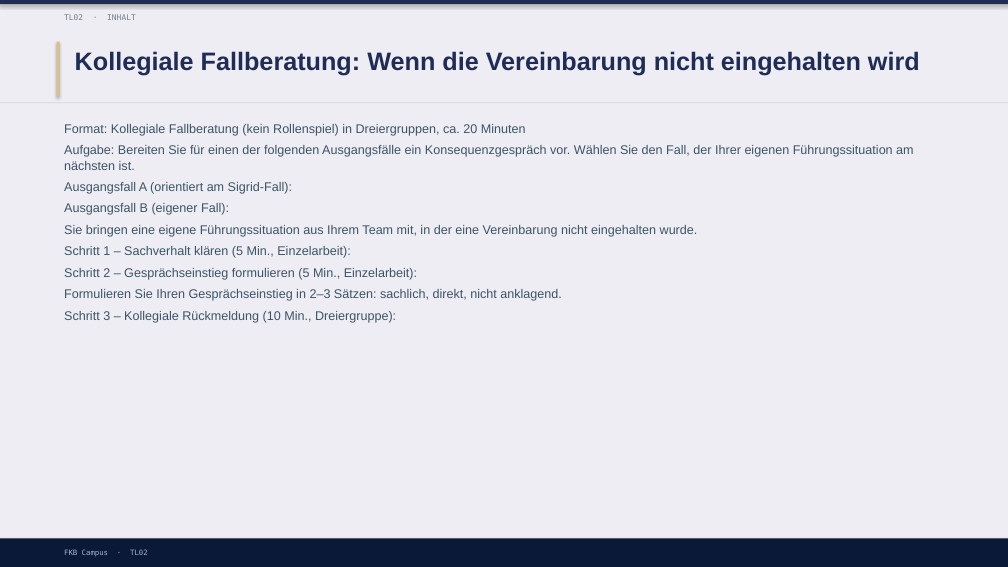
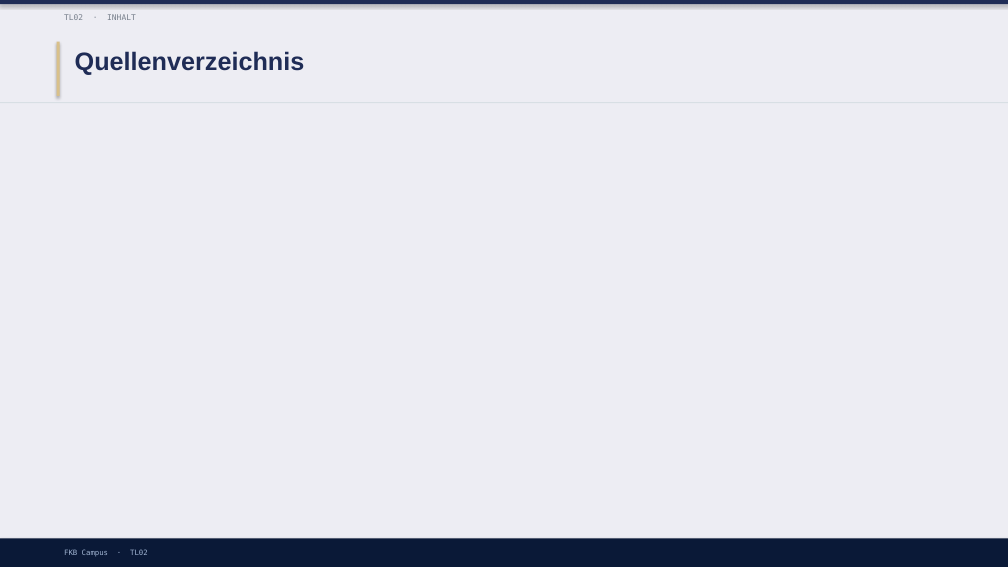
Before and after one commit to ck5rqc47pr-byte/firmenkundenakademie-online, a slide deck: slide 29 of protected-downloads/praesentation/TL02.pptx (slide 8 before the commit). Drawn at 1008x567 pixels with LibreOffice and Linux fonts; fonts in the diff are those of the drawing. Boxes give left, top, right and bottom in pixels: in the first picture for what was removed or moved away, otherwise in the second. Text is boxed around its words. In the diff, an @@ line names an element or a change of style, - is before the commit and + after.

```diff
--- a/protected-downloads/praesentation/TL02.pptx
+++ b/protected-downloads/praesentation/TL02.pptx
@@ text at (x1=75, y1=51, x2=305, y2=75): text changed @@
-Kollegiale Fallberatung: Wenn die Vereinbarung nicht eingehalten wird
+Quellenverzeichnis
@@ text removed at (x1=64, y1=124, x2=913, y2=323) @@
-Format: Kollegiale Fallberatung (kein Rollenspiel) in Dreiergruppen, ca. 20 Minuten
-Aufgabe: Bereiten Sie für einen der folgenden Ausgangsfälle ein Konsequenzgespräch vor. Wählen Sie den Fall, der Ihrer eigenen Führungssituation am nächsten ist.
-Ausgangsfall A (orientiert am Sigrid-Fall):
-Ausgangsfall B (eigener Fall):
-Sie bringen eine eigene Führungssituation aus Ihrem Team mit, in der eine Vereinbarung nicht eingehalten wurde.
-Schritt 1 – Sachverhalt klären (5 Min., Einzelarbeit):
-Schritt 2 – Gesprächseinstieg formulieren (5 Min., Einzelarbeit):
-Formulieren Sie Ihren Gesprächseinstieg in 2–3 Sätzen: sachlich, direkt, nicht anklagend.
-Schritt 3 – Kollegiale Rückmeldung (10 Min., Dreiergruppe):
```
Also in this commit, not shown: 4 other slides changed, 20 slides added, 3 slides removed, 4 other files.
